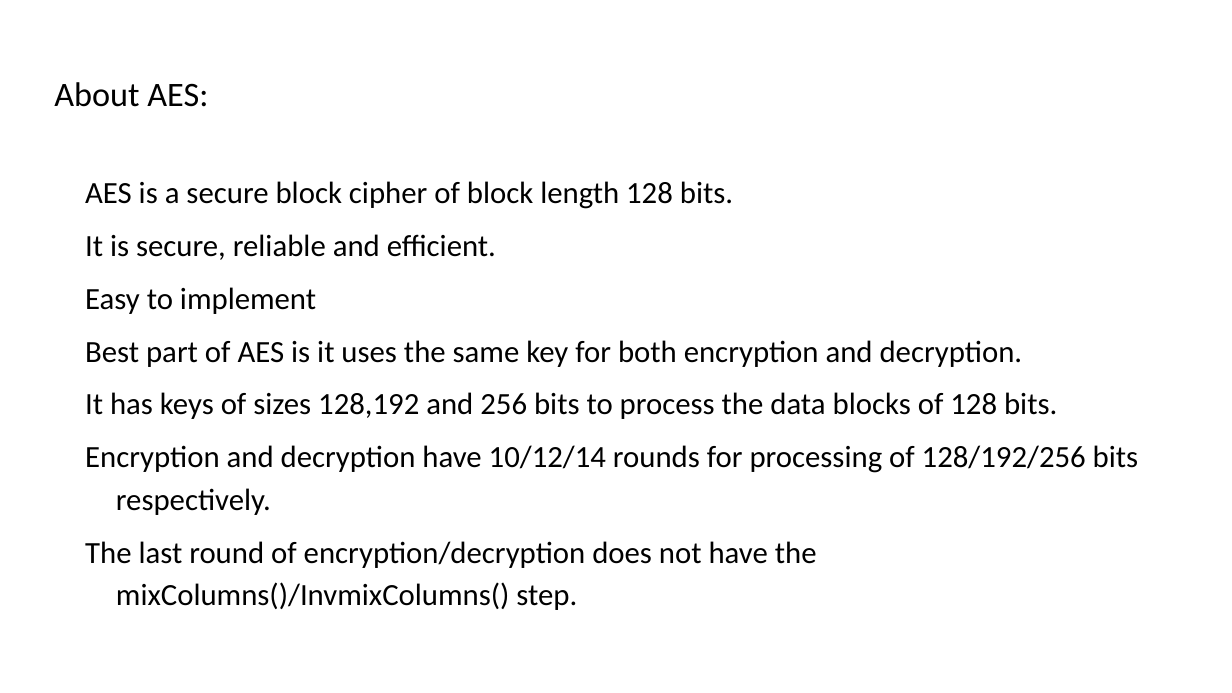
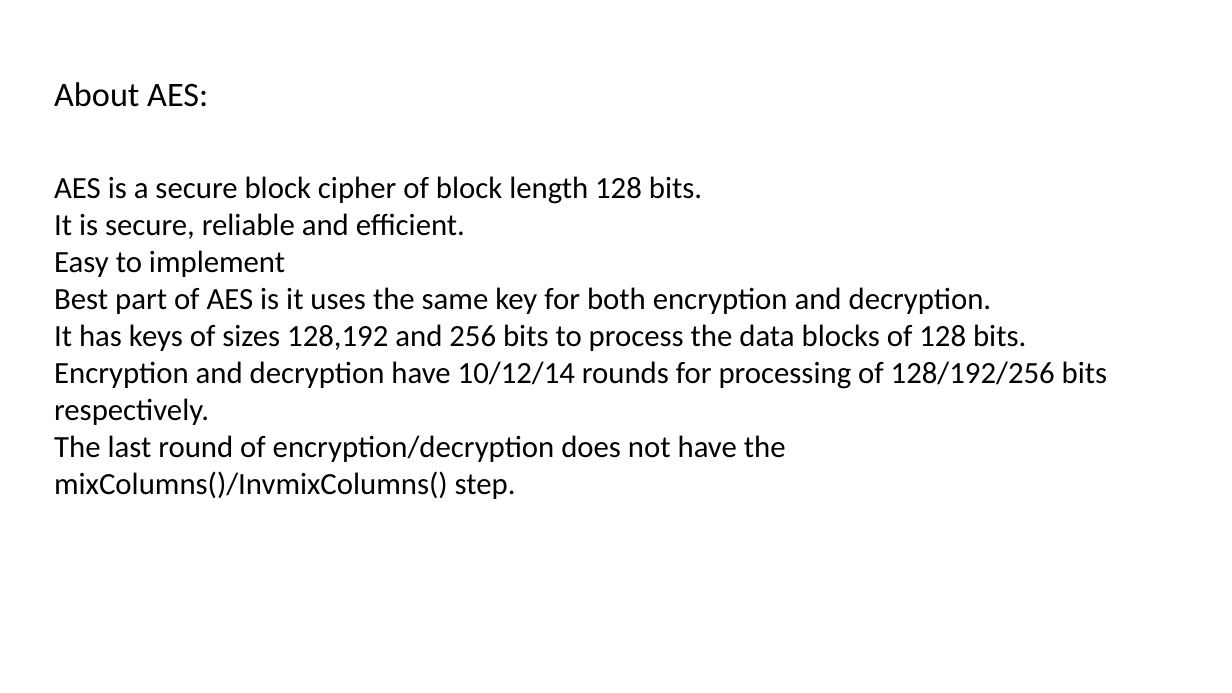
Before and after one commit to suryavalluri1/encryption_engineering, a slide deck: slide 3 of LabAssignemnts/AES_Project/Advanced Encryption Standards (AES).pptx. Drawn at 1232x693 pixels with LibreOffice and Linux fonts; fonts in the diff are those of the drawing. Boxes give left, top, right and bottom in pixels: in the first picture for what was removed or moved away, otherwise in the second. Text is boxed around its words. In the diff, an @@ line names an element or a change of style, - is before the commit and + after.

```diff
--- a/LabAssignemnts/AES_Project/Advanced Encryption Standards (AES).pptx
+++ b/LabAssignemnts/AES_Project/Advanced Encryption Standards (AES).pptx
@@ text "AES is a secure block ..." at bbox=[54, 176, 1108, 499]: indent changed; line spacing 1.15 to 1; less space between paragraphs @@
```
Also in this commit, not shown: 10 other slides changed, 1 slide added, 1 slide removed, 1 other file.
